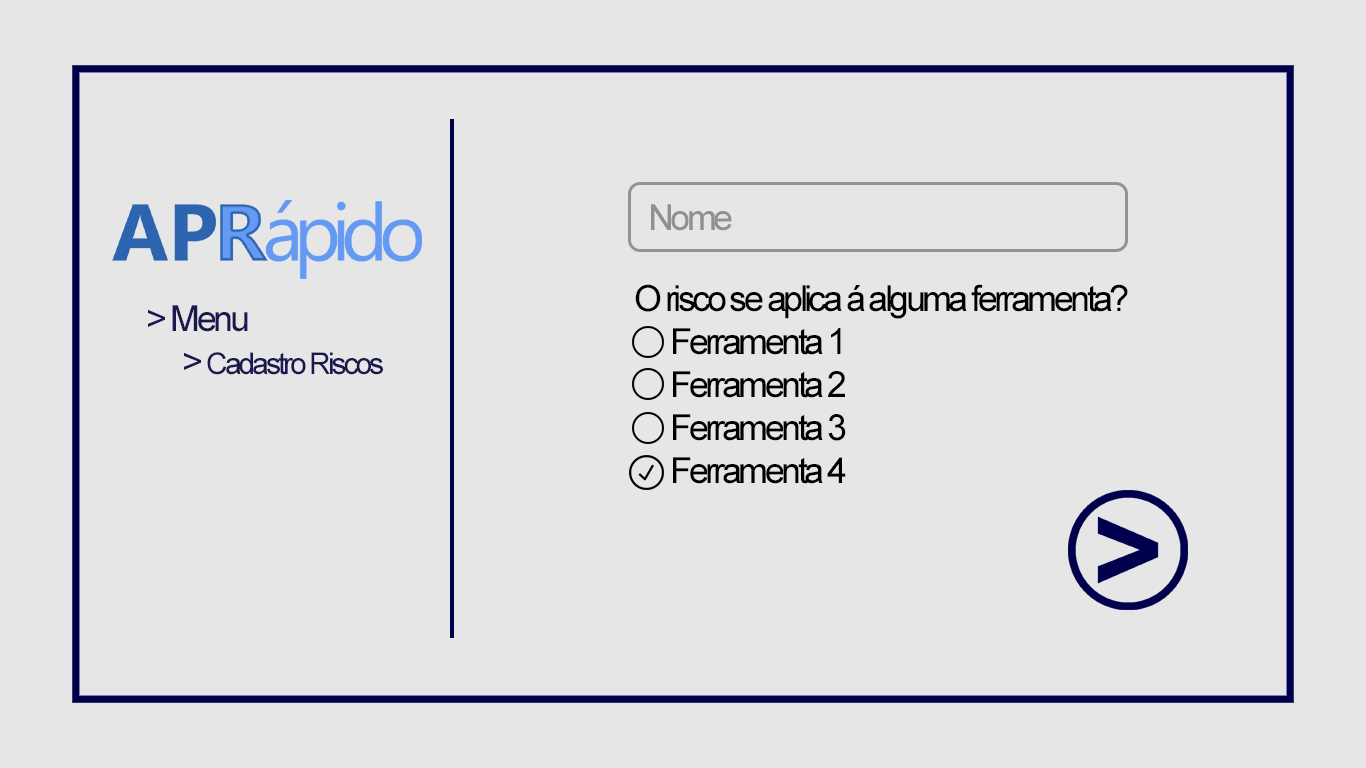
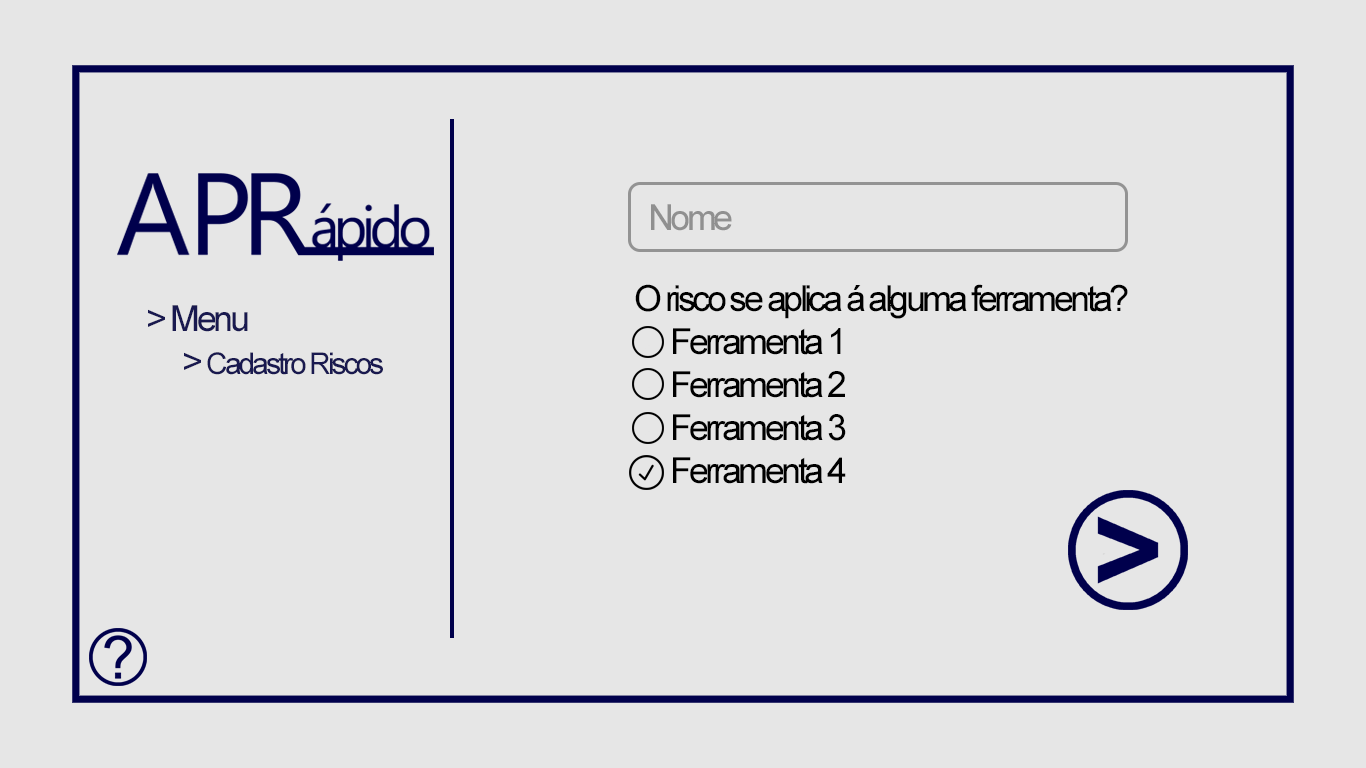
Layer changes from the first 1366 × 768 image to the second:
added layer "Botão Info" in group "Página" over [89, 628, 147, 686]
moved "Logo" above "Botão Continuar", painted on it over [112, 173, 434, 279]
